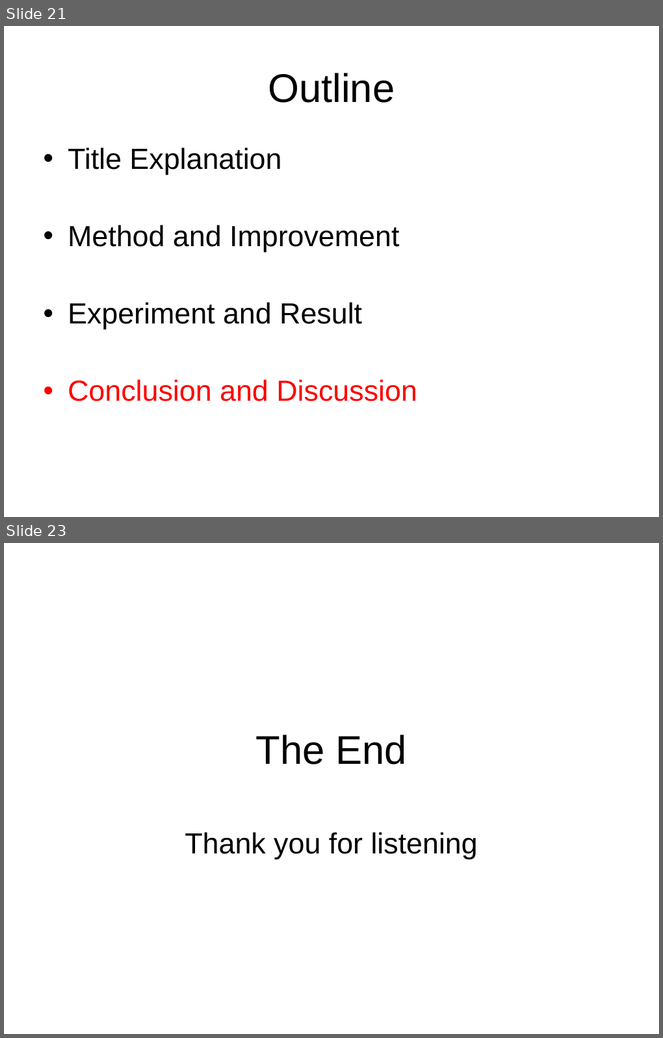
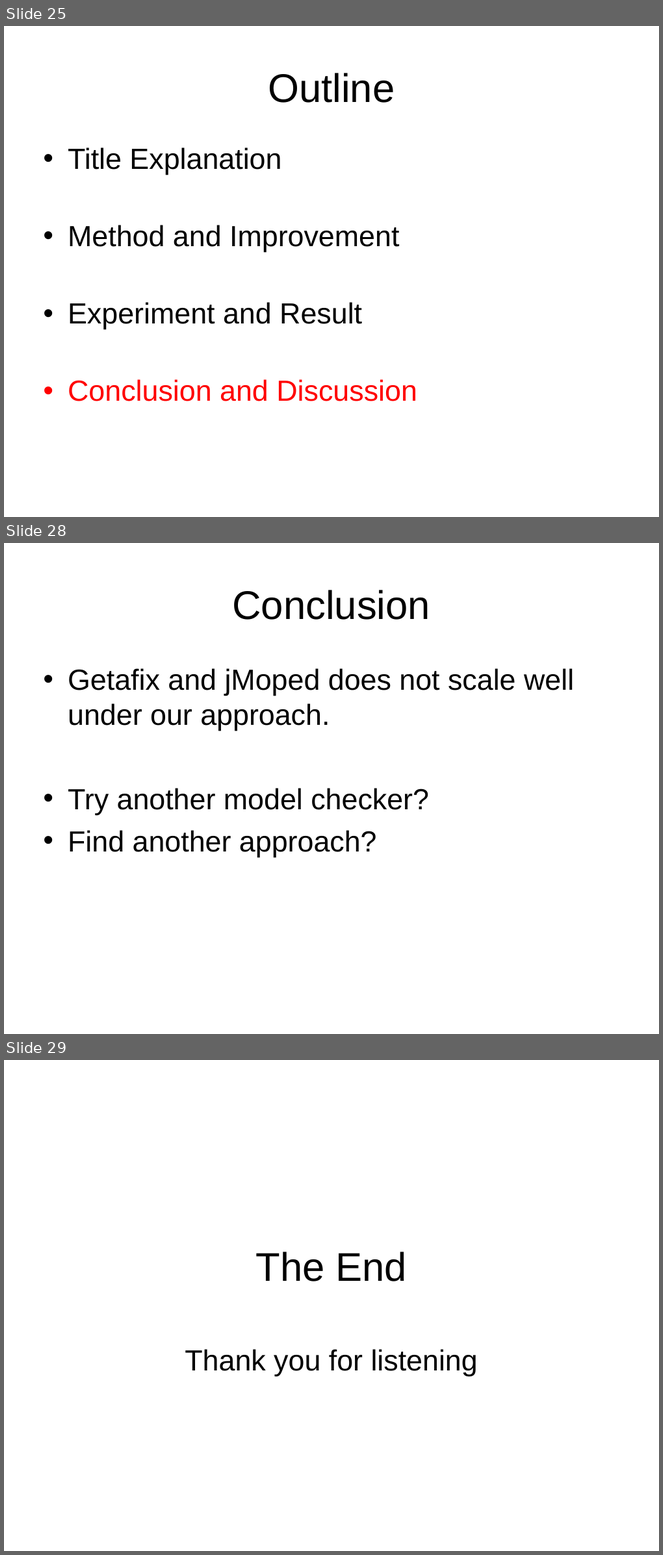
Before and after one commit to chenjiia/Thesis, a slide deck: thesis_presentation/presentation.ppt. Shown one above the other, each under a label of ours: slides 21 and 23 before the commit, slides 25, 28 and 29 after it; the slides between them are not shown. The pictures are 663x1038 and 663x1555 pixels, drawn with LibreOffice and Linux fonts; fonts in the diff are those of the drawing. Boxes give left, top, right and bottom in pixels: in the first picture for what was removed or moved away, otherwise in the second. Text is boxed around its words. In the diff, an @@ line names an element or a change of style, - is before the commit and + after.

```diff
--- a/thesis_presentation/presentation.ppt
+++ b/thesis_presentation/presentation.ppt
@@ slide 28 added at (4,543,659,1034), background #FFFFFF @@
@@ title added at (232,590,430,620), 44 pt, text #000000 @@
+Conclusion
@@ text added at (68,668,574,857), 32 pt, text #000000 @@
+• Getafix and jMoped does not scale well under our approach.
+• Try another model checker?
+• Find another approach?
@@ what was slide 21 is now slide 25 @@
@@ what was slide 23 is now slide 29 @@
```
Also in this commit, not shown: 3 slides changed, 9 other slides added, 4 slides removed, 3 other files.
